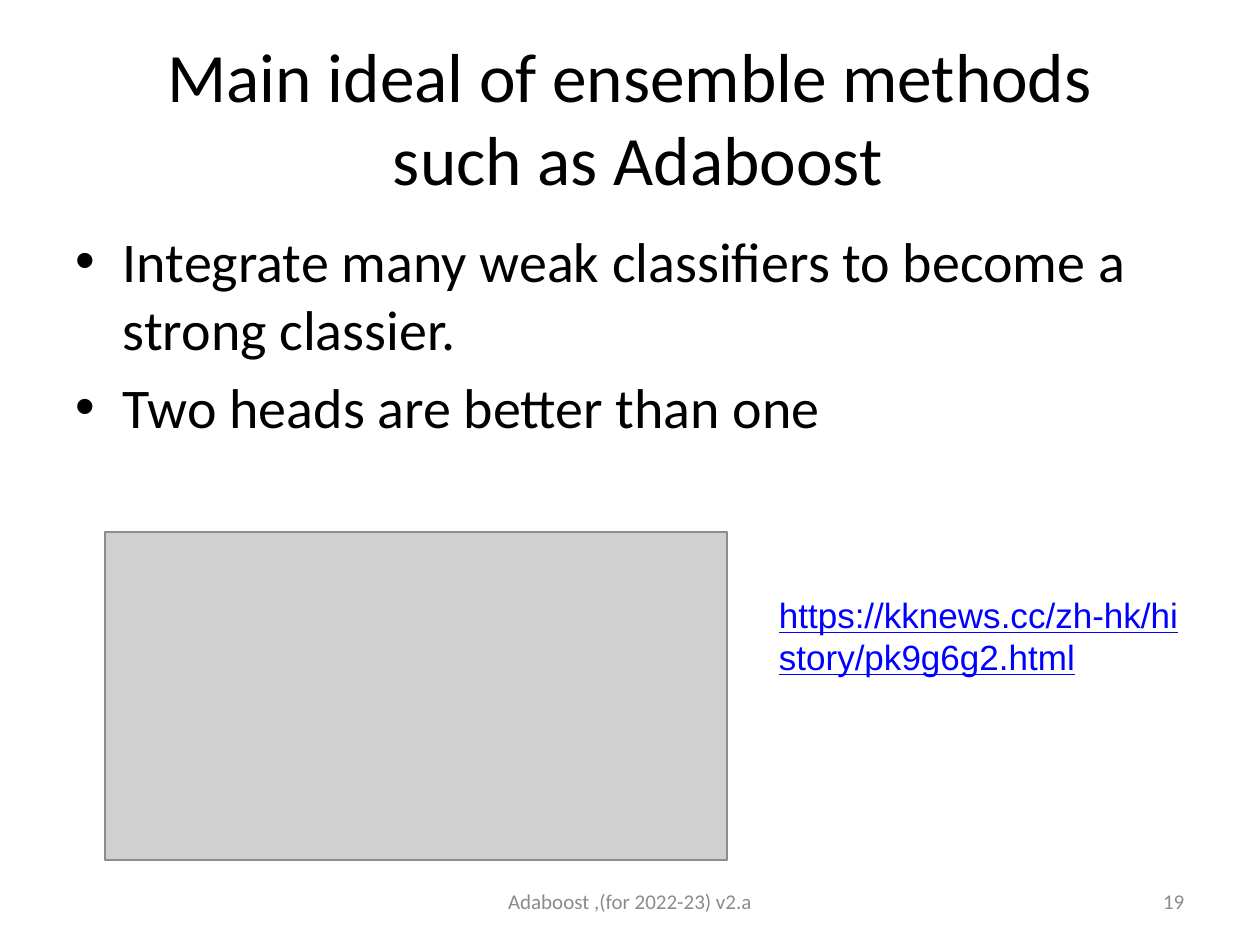
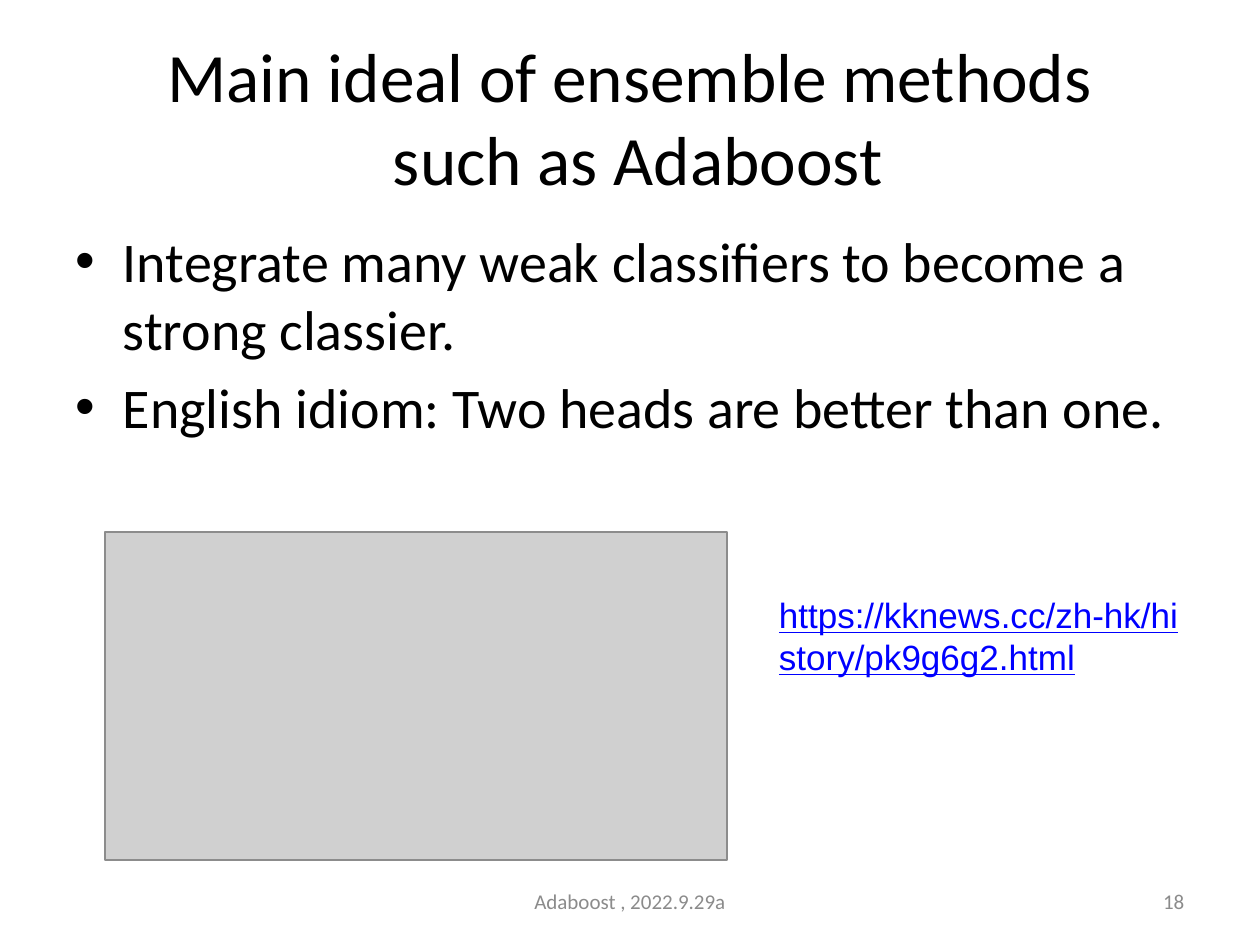
Before and after one commit to JoseHung/Speech-Recognition, a slide deck: slide 18 of slides/5707_06_adaboost.pptx (slide 19 before the commit). Drawn at 1260x945 pixels with LibreOffice and Linux fonts; fonts in the diff are those of the drawing; grey boxes stand for pictures. Boxes give left, top, right and bottom in pixels: in the first picture for what was removed or moved away, otherwise in the second. Text is boxed around its words. In the diff, an @@ line names an element or a change of style, - is before the commit and + after.

```diff
--- a/slides/5707_06_adaboost.pptx
+++ b/slides/5707_06_adaboost.pptx
@@ text at [123,389,1164,438]: text changed @@
-• Two heads are better than one
+• English idiom: Two heads are better than one.
@@ text at [534,894,725,909]: text changed @@
-Adaboost ,(for 2022-23) v2.a
+Adaboost , 2022.9.29a
@@ page number at [1163,895,1184,909]: text changed @@
-19
+18
```
Also in this commit, not shown: 80 other slides changed, 9 slides added, 2 slides removed, 1 other file.
